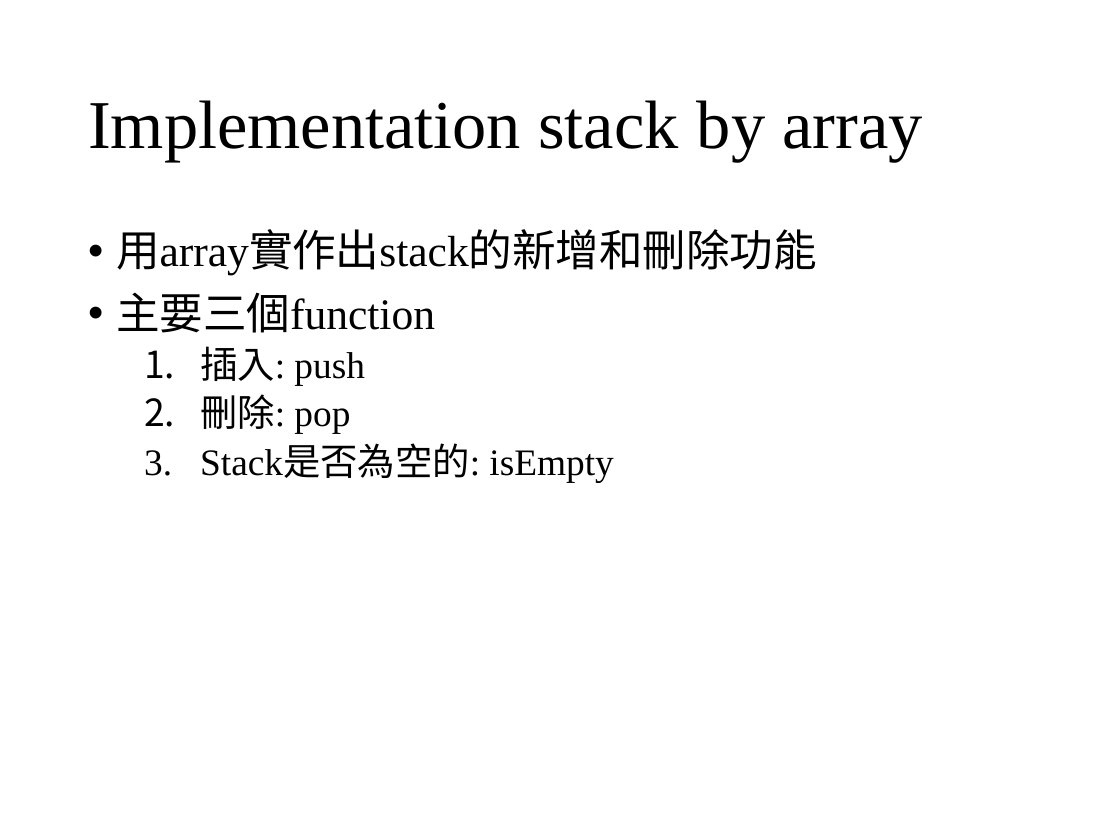
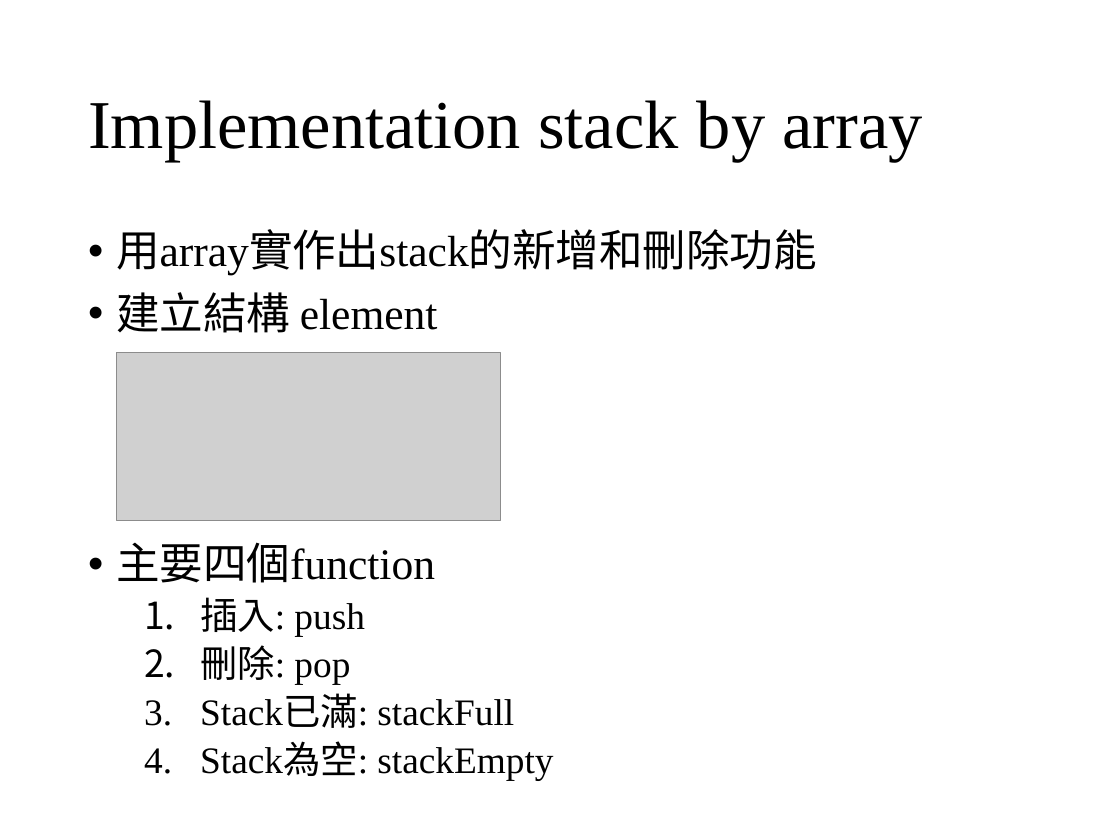
Before and after one commit to wangruxing/DataStructure, a slide deck: slide 3 of Chapter 3 Stacks and Queues/Chapter 3.pptx. Drawn at 1120x840 pixels with LibreOffice and Linux fonts; fonts in the diff are those of the drawing; grey boxes stand for pictures. Boxes give left, top, right and bottom in pixels: in the first picture for what was removed or moved away, otherwise in the second. Text is boxed around its words. In the diff, an @@ line names an element or a change of style, - is before the commit and + after.

```diff
--- a/Chapter 3 Stacks and Queues/Chapter 3.pptx
+++ b/Chapter 3 Stacks and Queues/Chapter 3.pptx
@@ text at (116, 292, 438, 583): text changed @@
-• 主要三個function
+• 建立結構 element
+• 主要四個function
@@ picture added at (116, 353, 501, 521) @@
@@ text at (200, 696, 553, 780): text changed @@
-  3. Stack是否為空的: isEmpty
+  3. Stack已滿: stackFull
+  4. Stack為空: stackEmpty
```
Also in this commit, not shown: 5 other slides changed, 1 slide removed, 16 other files.
